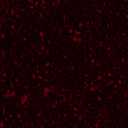
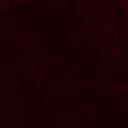
The second 128×128 image is a revision of the first. Changes to its layers:
added layer "Layer 2" above "Layer 1" over <box>0,0,128,128</box>
